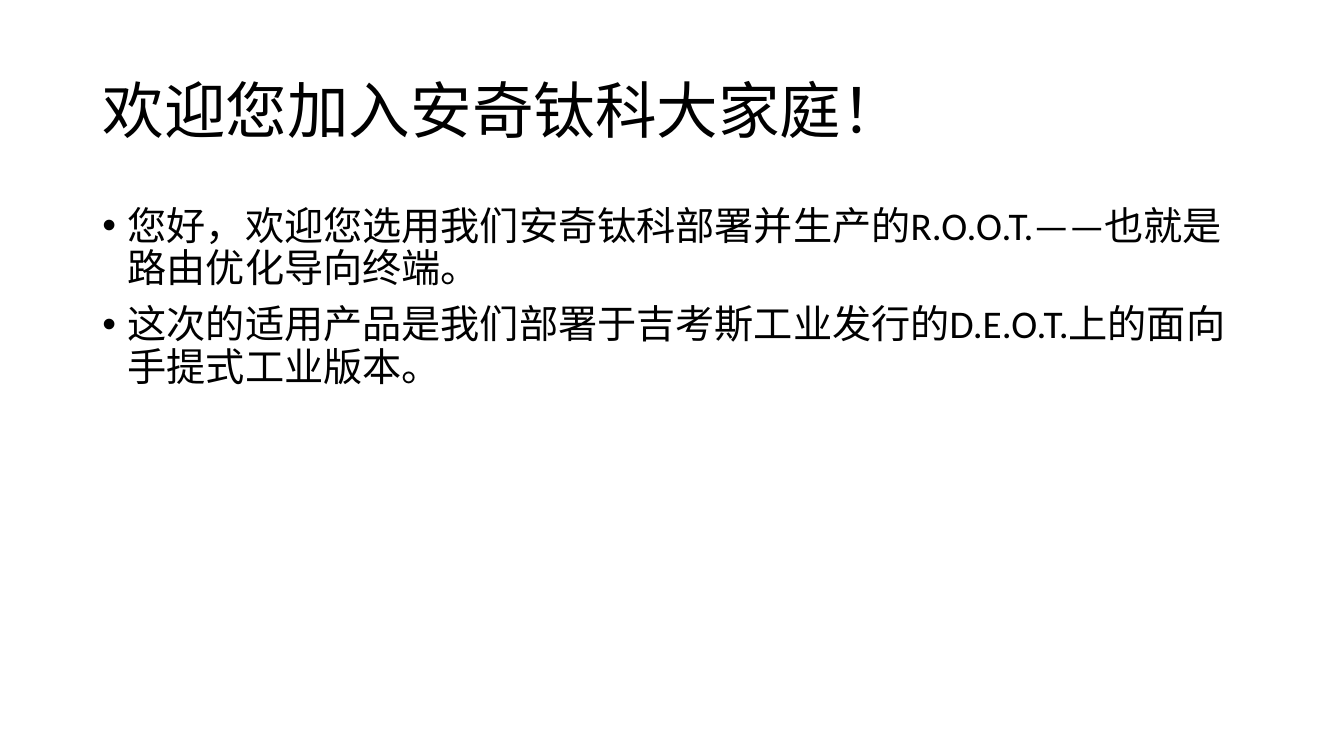
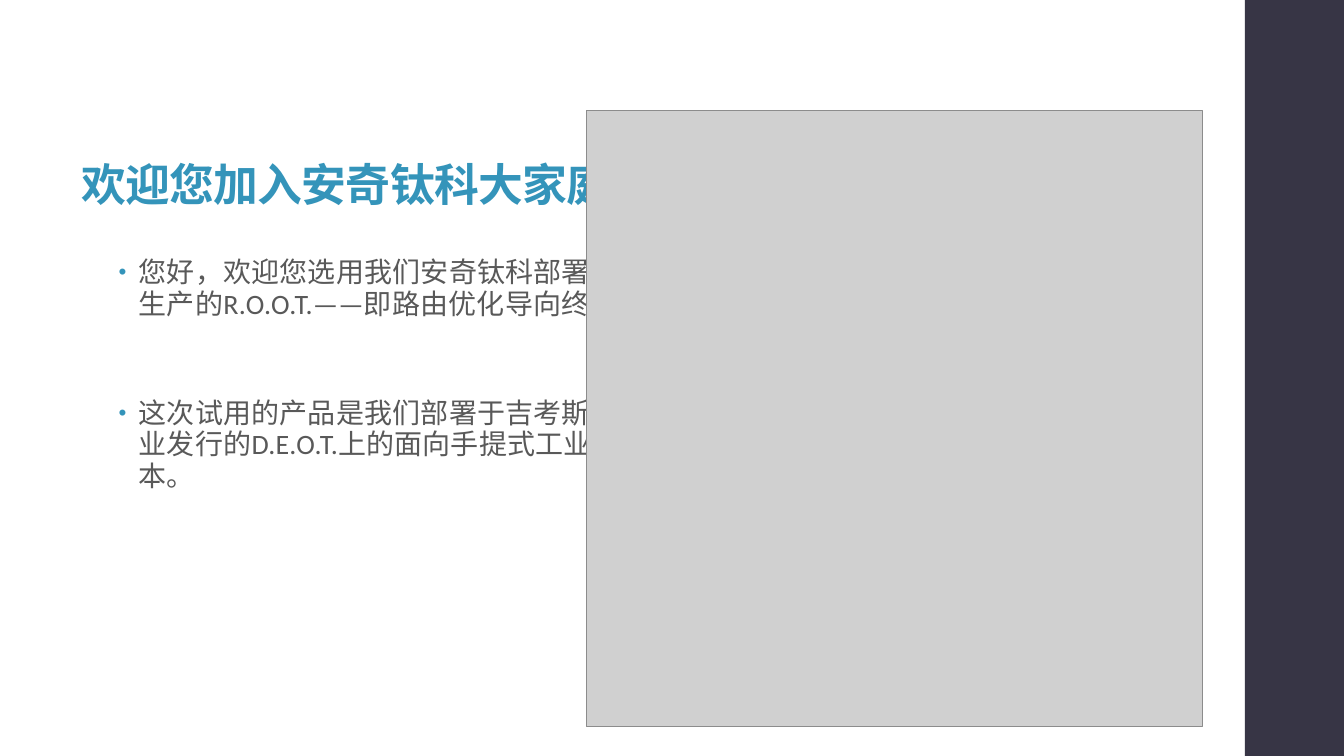
Before and after one commit to syx007/GamePlayGround, a slide deck: slide 2 of document/ROOT 操作指南.pptx. Drawn at 1344x756 pixels with LibreOffice and Linux fonts; fonts in the diff are those of the drawing; grey boxes stand for pictures. Boxes give left, top, right and bottom in pixels: in the first picture for what was removed or moved away, otherwise in the second. Text is boxed around its words. In the diff, an @@ line names an element or a change of style, - is before the commit and + after.

```diff
--- a/document/ROOT 操作指南.pptx
+++ b/document/ROOT 操作指南.pptx
@@ rectangle added at (1245, 0, 1344, 756), fill #373545 @@
@@ title "欢迎您加入安奇钛科大家庭！": place and size @@
-title "欢迎您加入安奇钛科大家庭！" at (102, 81, 903, 138)
+title "欢迎您加入安奇钛科大家庭！" at (81, 156, 656, 213)
@@ title "欢迎您加入安奇钛科大家庭！" at (81, 156, 656, 213): size 44 to 32 pt, text colour #000000 to #3494BA, letter spacing 0 to -0.5 pt, bold on; vertical alignment middle to bottom @@
@@ picture added at (586, 111, 1202, 727) @@
@@ text at (139, 254, 646, 488): text changed; size 28 to 20 pt; text colour #000000 to #595959 @@
-• 您好，欢迎您选用我们安奇钛科部署并生产的R.O.O.T.——也就是路由优化导向终端。
-• 这次的适用产品是我们部署于吉考斯工业发行的D.E.O.T.上的面向手提式工业版本。
+• 您好，欢迎您选用我们安奇钛科部署并生产的R.O.O.T.——即路由优化导向终端。
+• 这次试用的产品是我们部署于吉考斯工业发行的D.E.O.T.上的面向手提式工业版本。
```
Also in this commit, not shown: 13 other slides changed, 1 slide added, 1 slide removed.
